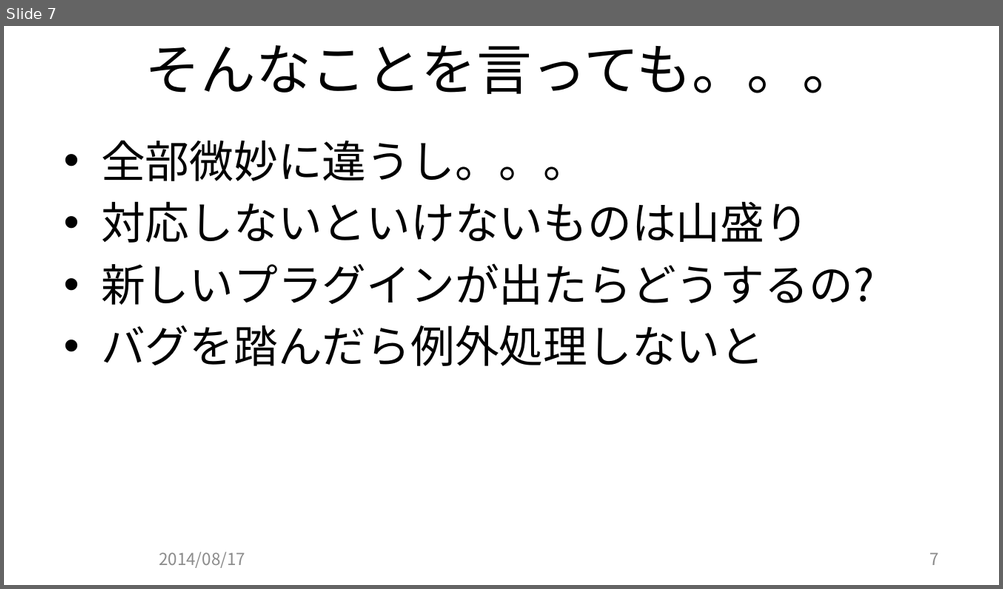
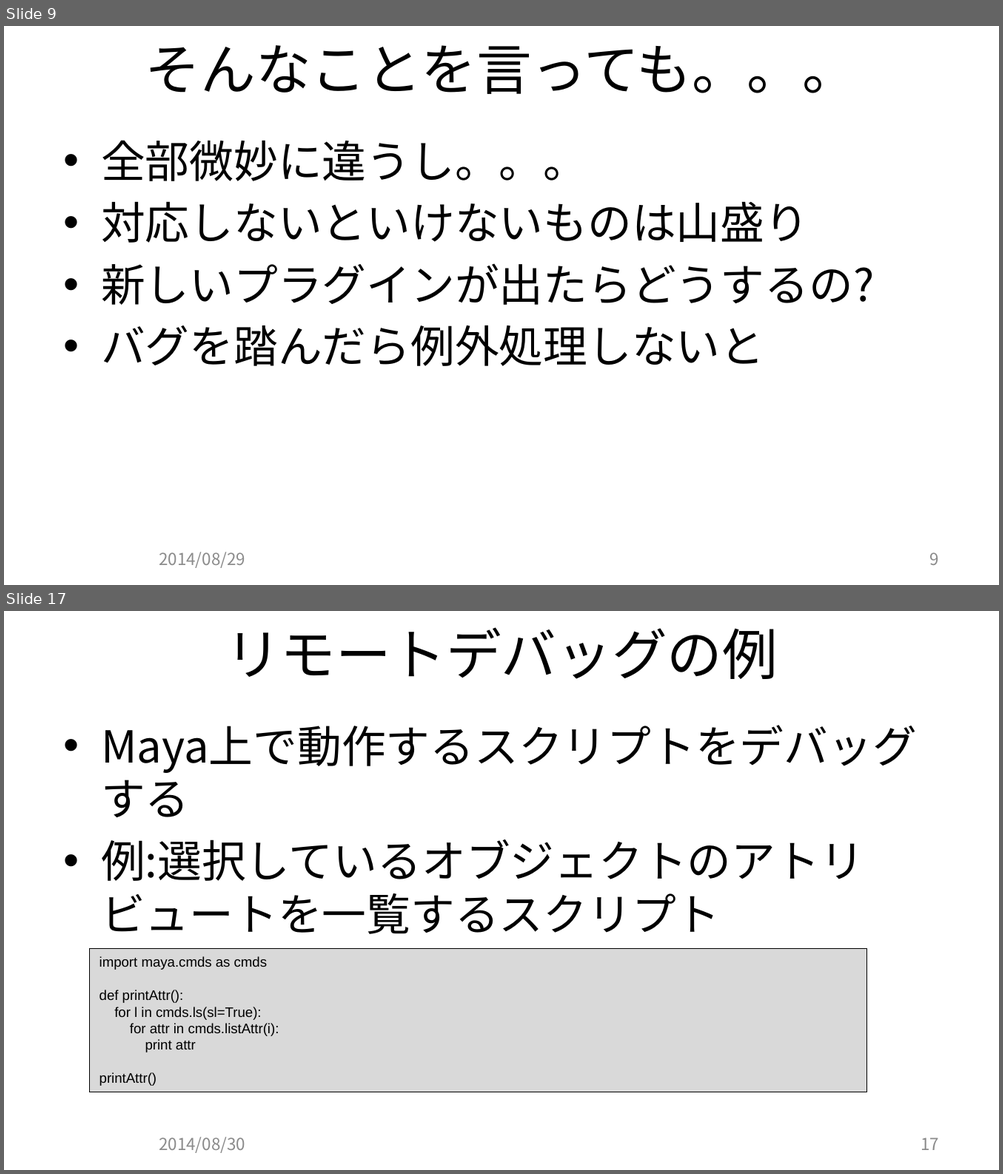
Before and after one commit to JCGS/CEDEC2014, a slide deck: chiyama/2014cedec_chiyama.pptx. Shown one above the other, each under a label of ours: slide 7 before the commit, slides 9 and 17 after it; the slides between them are not shown. The pictures are 1003x589 and 1003x1174 pixels, drawn with LibreOffice and Linux fonts; fonts in the diff are those of the drawing; background and template pictures are left out. Boxes give left, top, right and bottom in pixels: in the first picture for what was removed or moved away, otherwise in the second. Text is boxed around its words. In the diff, an @@ line names an element or a change of style, - is before the commit and + after.

```diff
--- a/chiyama/2014cedec_chiyama.pptx
+++ b/chiyama/2014cedec_chiyama.pptx
@@ slide 17 added at (x1=4, y1=611, x2=999, y2=1170), background picture (left out) @@
@@ title added at (x1=225, y1=627, x2=777, y2=679), 40 pt, text #000000 @@
+リモートデバッグの例
@@ text added at (x1=101, y1=840, x2=864, y2=934), 32 pt, text #000000 @@
+• Maya上で動作するスクリプトをデバッグする
+• 例:選択しているオブジェクトのアトリビュートを一覧するスクリプト
@@ rectangle added at (x1=90, y1=949, x2=866, y2=1093), fill #D9D9D9, outline #000000 0.75 pt, 10 pt, text #000000 @@
+import maya.cmds as cmds
+def printAttr():
+for l in cmds.ls(sl=True):
+for attr in cmds.listAttr(i):
+print attr
+printAttr()
@@ text added at (x1=159, y1=1137, x2=245, y2=1153), 12 pt, text #8C8C8C @@
+2014/08/30
@@ page number added at (x1=920, y1=1138, x2=939, y2=1150), 12 pt, text #898989 @@
+17
@@ what was slide 7 is now slide 9 @@
@@ slide 9 changed as well @@
@@ text at (x1=159, y1=552, x2=245, y2=568): text changed @@
-2014/08/17
+2014/08/29
@@ page number at (x1=930, y1=553, x2=939, y2=565): text changed @@
-7
+9
```
Also in this commit, not shown: 16 other slides changed, 12 other slides added, 1 slide removed, 7 other files.
